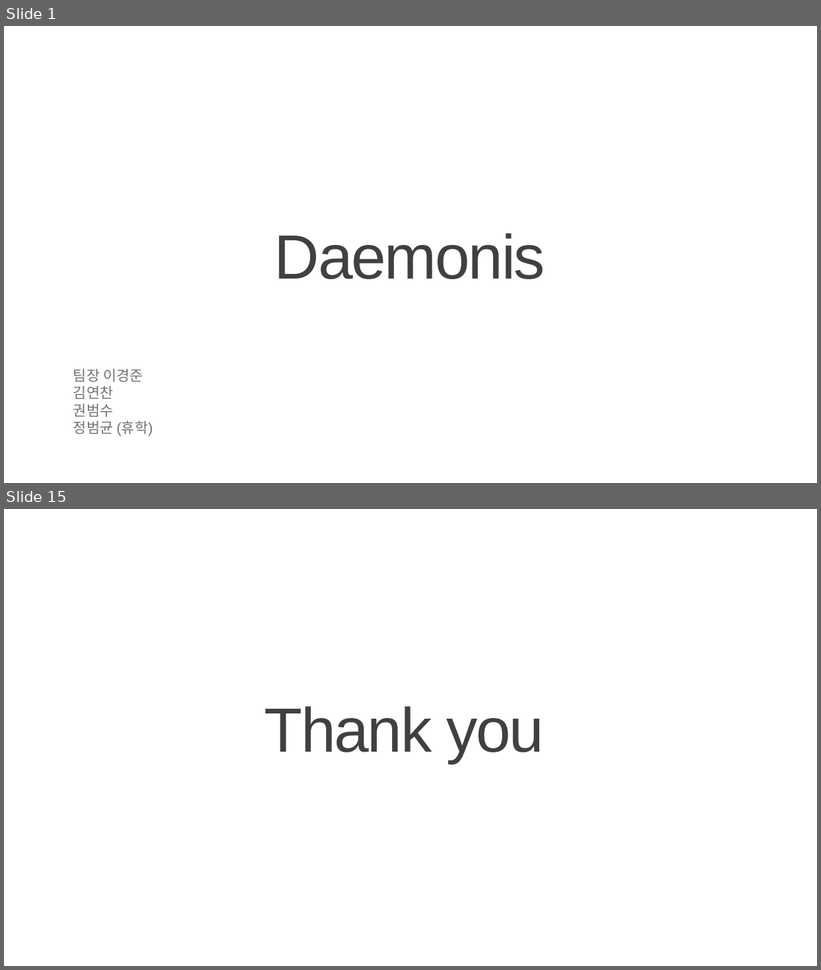
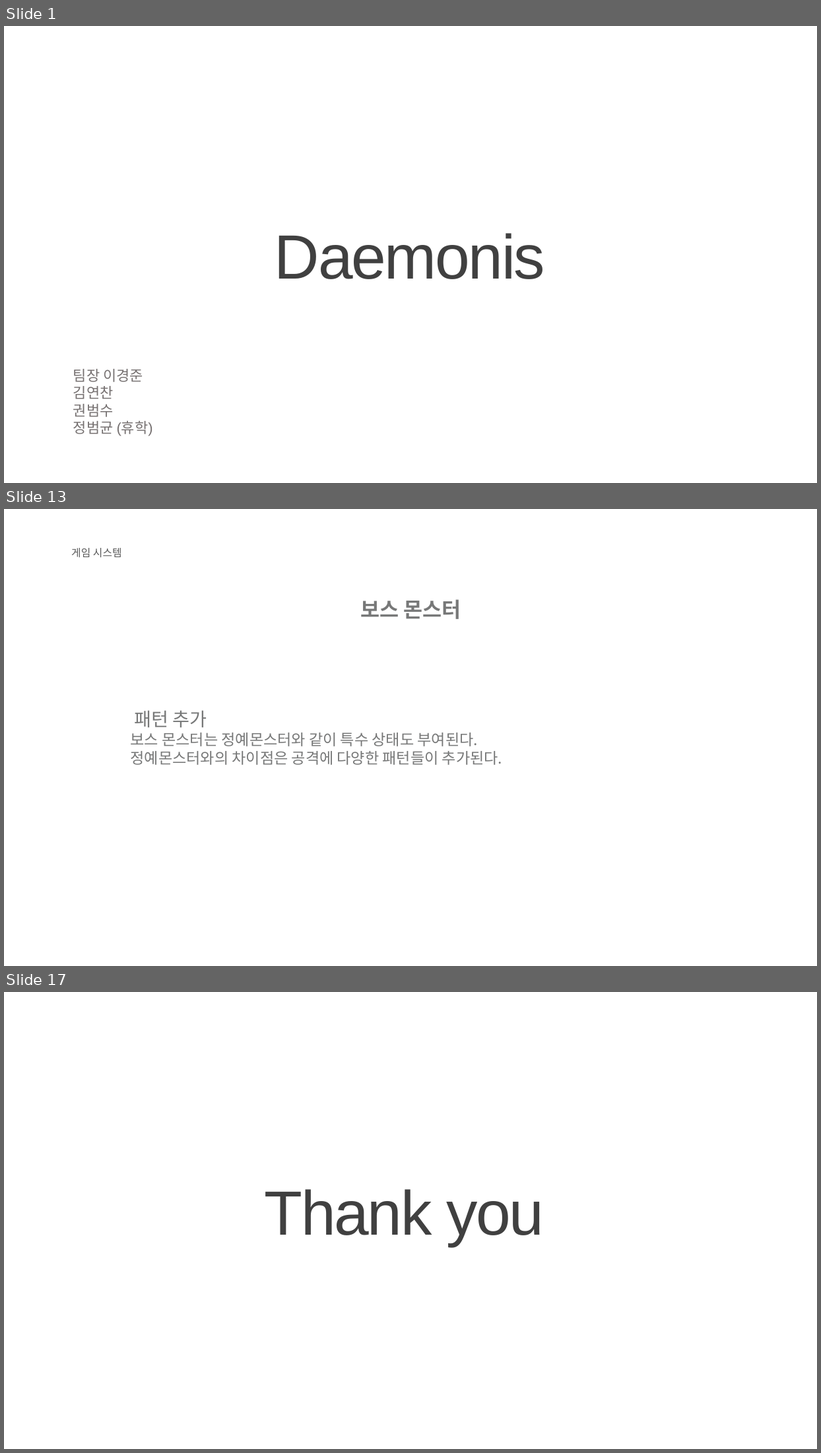
Before and after one commit to KJGoody/Daemonis, a slide deck: Deamonis(데모니스) 기획서/Daemonis PPT.pptx. Shown one above the other, each under a label of ours: slides 1 and 15 before the commit, slides 1, 13 and 17 after it; the slides between them are not shown. The pictures are 821x970 and 821x1453 pixels, drawn with LibreOffice and Linux fonts; fonts in the diff are those of the drawing; background and template pictures are left out. Boxes give left, top, right and bottom in pixels: in the first picture for what was removed or moved away, otherwise in the second. Text is boxed around its words. In the diff, an @@ line names an element or a change of style, - is before the commit and + after.

```diff
--- a/Deamonis(데모니스) 기획서/Daemonis PPT.pptx
+++ b/Deamonis(데모니스) 기획서/Daemonis PPT.pptx
@@ slide 13 added at (4,509,817,966), background picture (left out) @@
@@ text added at (71,548,122,558), 12.3 pt, text #595959 @@
+게임 시스템
@@ text added at (360,599,461,619), 24.6 pt, text #777878, bold @@
+보스 몬스터
@@ text added at (131,710,502,765), 18 pt, text #777878 @@
+패턴 추가
+보스 몬스터는 정예몬스터와 같이 특수 상태도 부여된다.
+정예몬스터와의 차이점은 공격에 다양한 패턴들이 추가된다.
@@ what was slide 15 is now slide 17 @@
```
Also in this commit, not shown: 2 slides changed, 12 other slides added, 11 slides removed, 1 other file.
